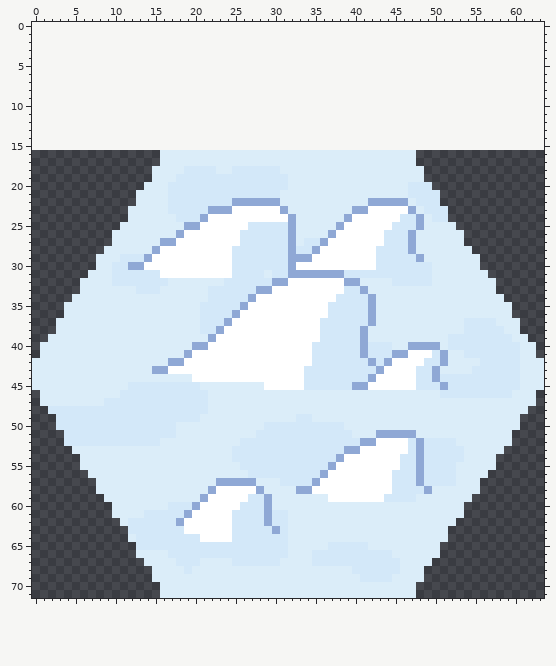
File history of a sprite sheet, Images/TileSets/Civ6/Tiles/Snow+Hill.png. Above: the version before the commit.
The file is 64x56 pixels. Colours within 5 levels of each other are drawn and written as one. The old version is drawn lined up with the new one, on the new canvas.
Once edited:
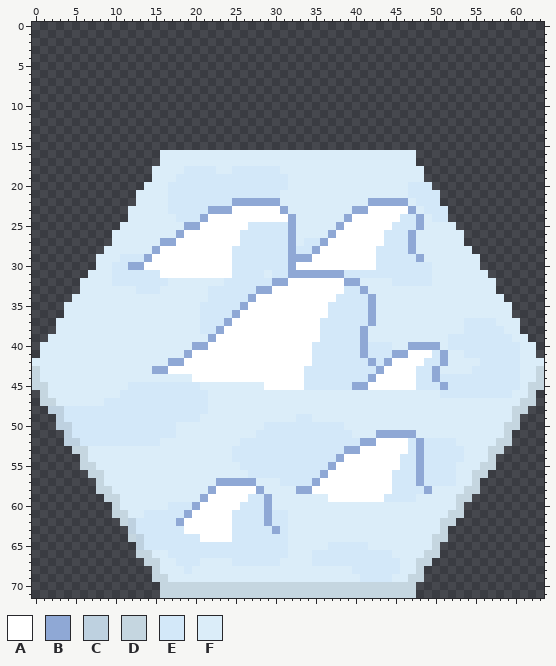
Palette (. is transparent): A #ffffff  B #8fa8d5  C #bed1e0  D #c5d6e0  E #d3e8f9  F #dbedf9
The exact change:
canvas 64x56 -> 64x72, the old top-left corner now at 0,16
Colour E becomes colour C in row 48 at x 2 to 3; in row 49 at x 3; in row 50 at x 3 to 4; in row 51 at x 4; in row 52 at x 4 to 5; in rows 62 to 63 at x 12.
Colour E becomes colour C in rows 64 to 65 at x 13.
Colour F becomes colour D in rows 43 to 44 at x 0 and 63; in row 45 at x 0 to 1 and 62 to 63; in row 46 at x 1 and 62; in row 47 at x 1 to 2 and 61 to 62; in row 48 at x 60 to 61; in row 49 at x 60.
Colour F becomes colour D in row 50 at x 59 to 60; in row 51 at x 59; in row 52 at x 58 to 59; in row 53 at x 5 to 6 and 57 to 58; in row 54 at x 6 and 57; in row 55 at x 6 to 7 and 56 to 57.
Colour F becomes colour D in row 56 at x 7 to 8 and 55 to 56; in row 57 at x 8 and 55; in row 58 at x 8 to 9 and 54 to 55; in row 59 at x 9 to 10 and 53 to 54; in row 60 at x 10 and 53; in row 61 at x 10 to 11 and 52 to 53.
Colour F becomes colour D in row 62 at x 11 and 51 to 52; in row 63 at x 51; in row 64 at x 12 and 50 to 51; in row 65 at x 50; in row 66 at x 13 to 14 and 49 to 50; in row 67 at x 14 to 15 and 48 to 49.
Colour F becomes colour D in row 68 at x 15 and 48; in row 69 at x 15 to 16 and 47 to 48; in rows 70 to 71 at x 16 to 47.
